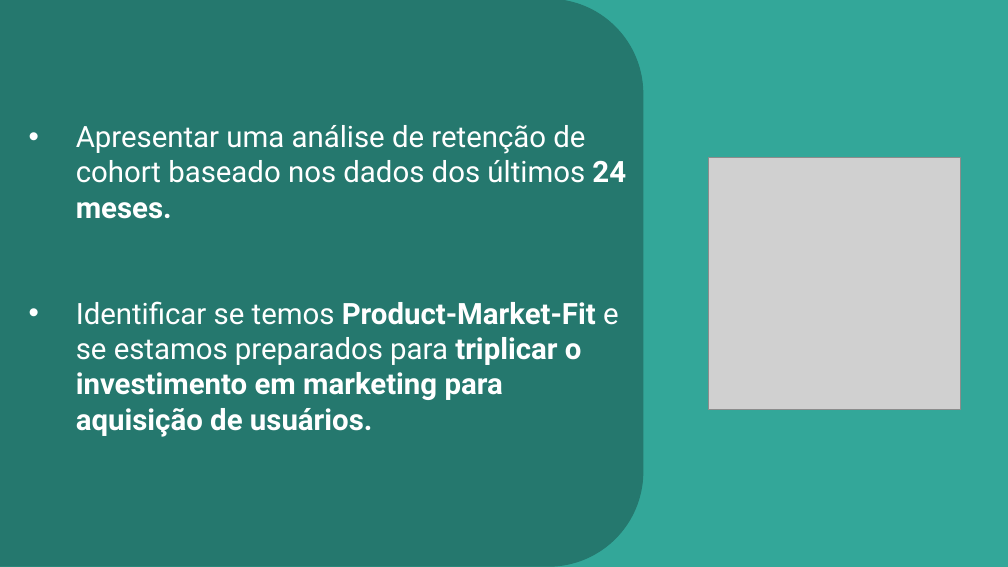
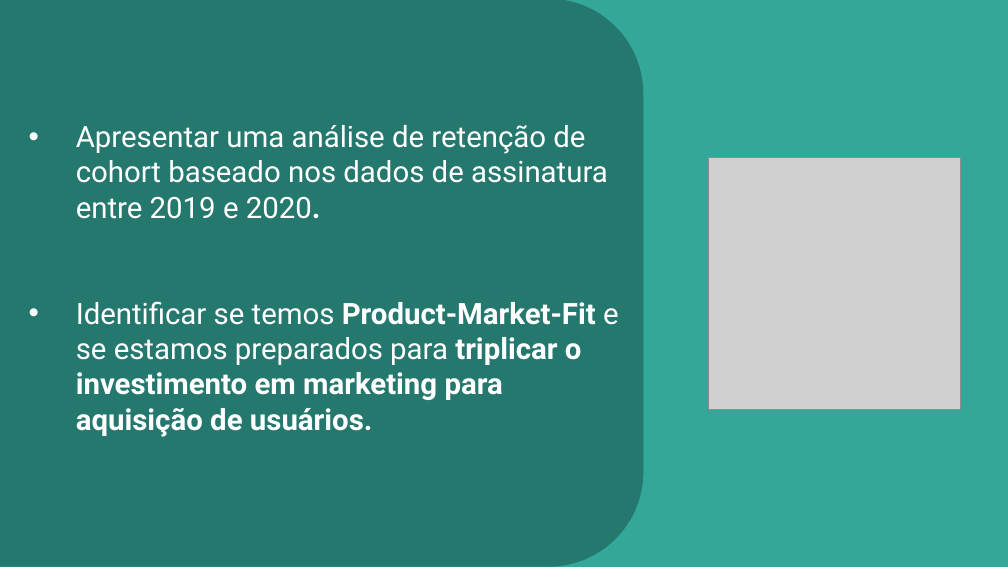
Before and after one commit to david-eler/startup, a slide deck: slide 4 of startup_apresentacao.pptx. Drawn at 1008x567 pixels with LibreOffice and Linux fonts; fonts in the diff are those of the drawing; grey boxes stand for pictures. Boxes give left, top, right and bottom in pixels: in the first picture for what was removed or moved away, otherwise in the second. Text is boxed around its words. In the diff, an @@ line names an element or a change of style, - is before the commit and + after.

Commit message:
changed pptx

```diff
--- a/startup_apresentacao.pptx
+++ b/startup_apresentacao.pptx
@@ text at (x1=76, y1=125, x2=608, y2=219): text changed @@
-• Apresentar uma análise de retenção de cohort baseado nos dados dos últimos 24 meses.
+• Apresentar uma análise de retenção de cohort baseado nos dados de assinatura entre 2019 e 2020.
```
